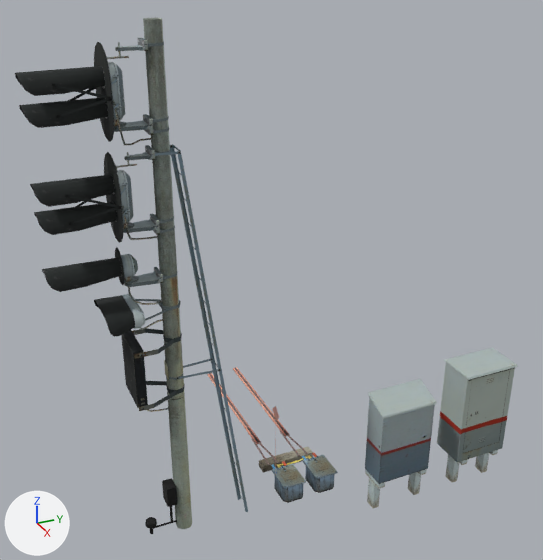
The glTF model data/models/default-objects/ab_entr.gltf as it was, and as the next commit left it.
Camera for both pictures: a camera (50 mm lens) standing at (8.72, -1.78, 8.19) and looking at (-1.26, 2.71, 3.2). Arrows for +X, +Y and +Z are at lower left; the lights stay in place. The older version comes first.

The first picture shows 'Scene Root_Green3_linzPol_Green3_linzPol-GEODE_TransNorm1_0', 'Scene Root_Signal_Signal-OFFSET_Signal-GEODE_TransNorm1_0', 'Scene Root_Дроссель2_Дроссель2-GEODE_TransNorm1', 'Scene Root_Маршрутный указатель_Маршру', 'Scene Root_козырёк-01_козырёк-01-OFFSET_козы', 'Scene Root_козырёк-04_козырёк-04-OFFSET_козы', 'Scene Root_козырёк-05_козырёк-05-OFFSET_козы', 'Scene Root_козырёк-06_козырёк-06-OFFSET_козы', 'Scene Root_козырёк-07_козырёк-07-OFFSET_козы', 'Scene Root_лестница_лестница-GEODE_TransNorm1_0', 'Scene Root_релейный ящик2_релейный ящик', 'Scene Root_релейный ящик_релейный ящик-' and 35 more.
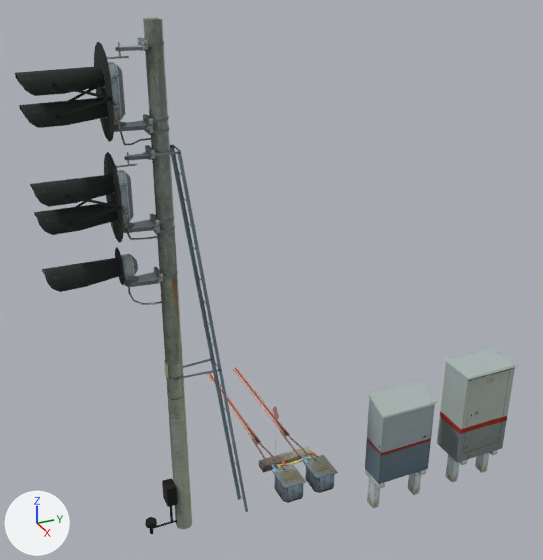
Location of each change, [x1, y1, x2, y2] in pixels of the pictures (543 x 560 px):
'Scene Root_Маршрутный указатель_Маршру', deleted
    before: [121, 328, 185, 412]
'Scene Root_Green3_linzPol_Green3_linzPol-GEODE_TransNorm1_0', deleted
    before: [94, 294, 181, 337]

The change, as a list of edits to the scene's bpy script:
```text
Remove ob_scene_root_green3_linzpol_green3_linzpol_geode_transnorm1_0:
    ob_scene_root_green3_linzpol_green3_linzpol_geode_transnorm1_0 = bpy.data.objects.new('Scene Root_Green3_linzPol_Green3_linzPol-GEODE_TransNorm1_0', me_scene_root_green3_linzpol_green3_linzpol_geode_transnorm1_0_002)
    ob_scene_root_green3_linzpol_green3_linzpol_geode_transnorm1_0.location = (0.0, 0.0, 0.0)
Remove ob_scene_root_маршрутный_указатель_маршру:
    ob_scene_root_маршрутный_указатель_маршру = bpy.data.objects.new('Scene Root_Маршрутный указатель_Маршру', me_scene_root_маршрутный_указатель_марш_001)
    ob_scene_root_маршрутный_указатель_маршру.location = (0.0, 0.0, 0.0)
```
